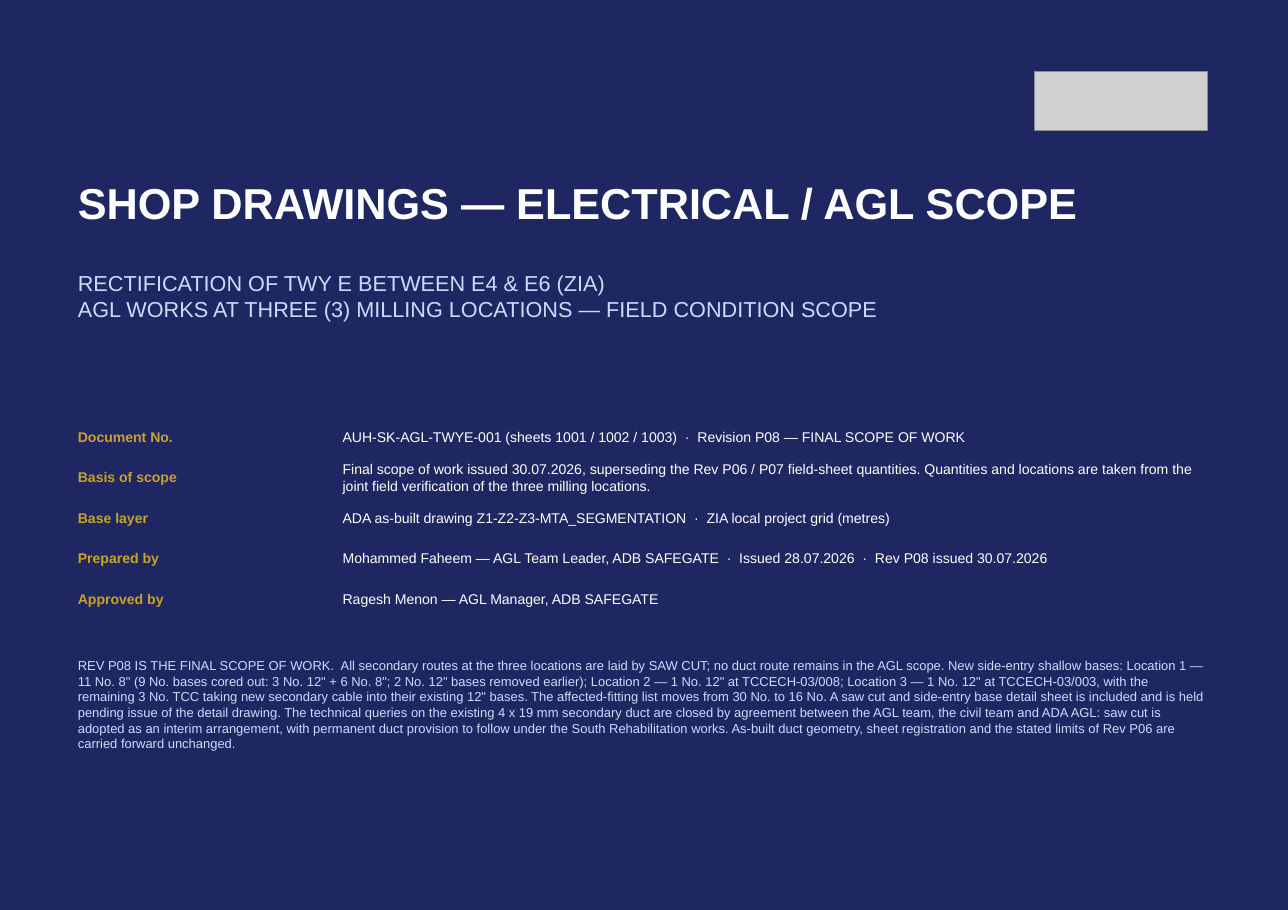
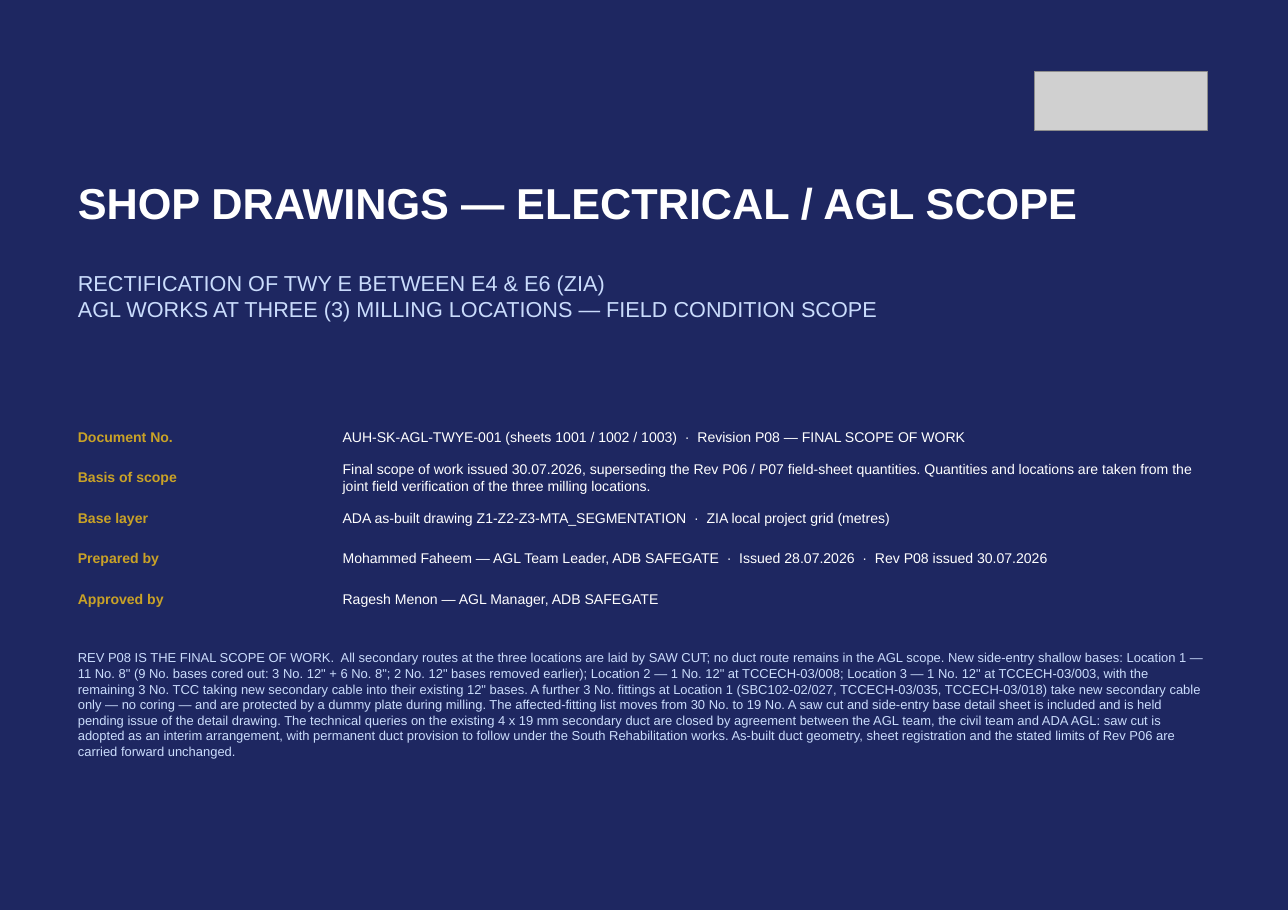
Before and after one commit to travisvn/awesome-claude-skills, a slide deck: slide 1 of skills/zia-mta-basemap/examples/twy-e-asbuilt-ducts/out/AUH-SK-AGL-TWYE-001 - TWY E Shop Drawings - ZIA Rev P08 FINAL.pptx. Drawn at 1288x910 pixels with LibreOffice and Linux fonts; fonts in the diff are those of the drawing; grey boxes stand for pictures. Boxes give left, top, right and bottom in pixels: in the first picture for what was removed or moved away, otherwise in the second. Text is boxed around its words. In the diff, an @@ line names an element or a change of style, - is before the commit and + after.

```diff
--- a/skills/zia-mta-basemap/examples/twy-e-asbuilt-ducts/out/AUH-SK-AGL-TWYE-001 - TWY E Shop Drawings - ZIA Rev P08 FINAL.pptx
+++ b/skills/zia-mta-basemap/examples/twy-e-asbuilt-ducts/out/AUH-SK-AGL-TWYE-001 - TWY E Shop Drawings - ZIA Rev P08 FINAL.pptx
@@ text at (78,652,1201,759): text changed @@
-REV P08 IS THE FINAL SCOPE OF WORK. All secondary routes at the three locations are laid by SAW CUT; no duct route remains in the AGL scope. New side-entry shallow bases: Location 1 — 11 No. 8" (9 No. bases cored out: 3 No. 12" + 6 No. 8"; 2 No. 12" bases removed earlier); Location 2 — 1 No. 12" at TCCECH-03/008; Location 3 — 1 No. 12" at TCCECH-03/003, with the remaining 3 No. TCC taking new secondary cable into their existing 12" bases. The affected-fitting list moves from 30 No. to 16 No. A saw cut and side-entry base detail sheet is included and is held pending issue of the detail drawing. The technical queries on the existing 4 x 19 mm secondary duct are closed by agreement between the AGL team, the civil team and ADA AGL: saw cut is adopted as an interim arrangement, with permanent duct provision to follow under the South Rehabilitation works. As-built duct geometry, sheet registration and the stated limits of Rev P06 are carried forward unchanged.
+REV P08 IS THE FINAL SCOPE OF WORK. All secondary routes at the three locations are laid by SAW CUT; no duct route remains in the AGL scope. New side-entry shallow bases: Location 1 — 11 No. 8" (9 No. bases cored out: 3 No. 12" + 6 No. 8"; 2 No. 12" bases removed earlier); Location 2 — 1 No. 12" at TCCECH-03/008; Location 3 — 1 No. 12" at TCCECH-03/003, with the remaining 3 No. TCC taking new secondary cable into their existing 12" bases. A further 3 No. fittings at Location 1 (SBC102-02/027, TCCECH-03/035, TCCECH-03/018) take new secondary cable only — no coring — and are protected by a dummy plate during milling. The affected-fitting list moves from 30 No. to 19 No. A saw cut and side-entry base detail sheet is included and is held pending issue of the detail drawing. The technical queries on the existing 4 x 19 mm secondary duct are closed by agreement between the AGL team, the civil team and ADA AGL: saw cut is adopted as an interim arrangement, with permanent duct provision to follow under the South Rehabilitation works. As-built duct geometry, sheet registration and the stated limits of Rev P06 are carried forward unchanged.
```
Also in this commit, not shown: 8 other slides changed, 3 other files.
